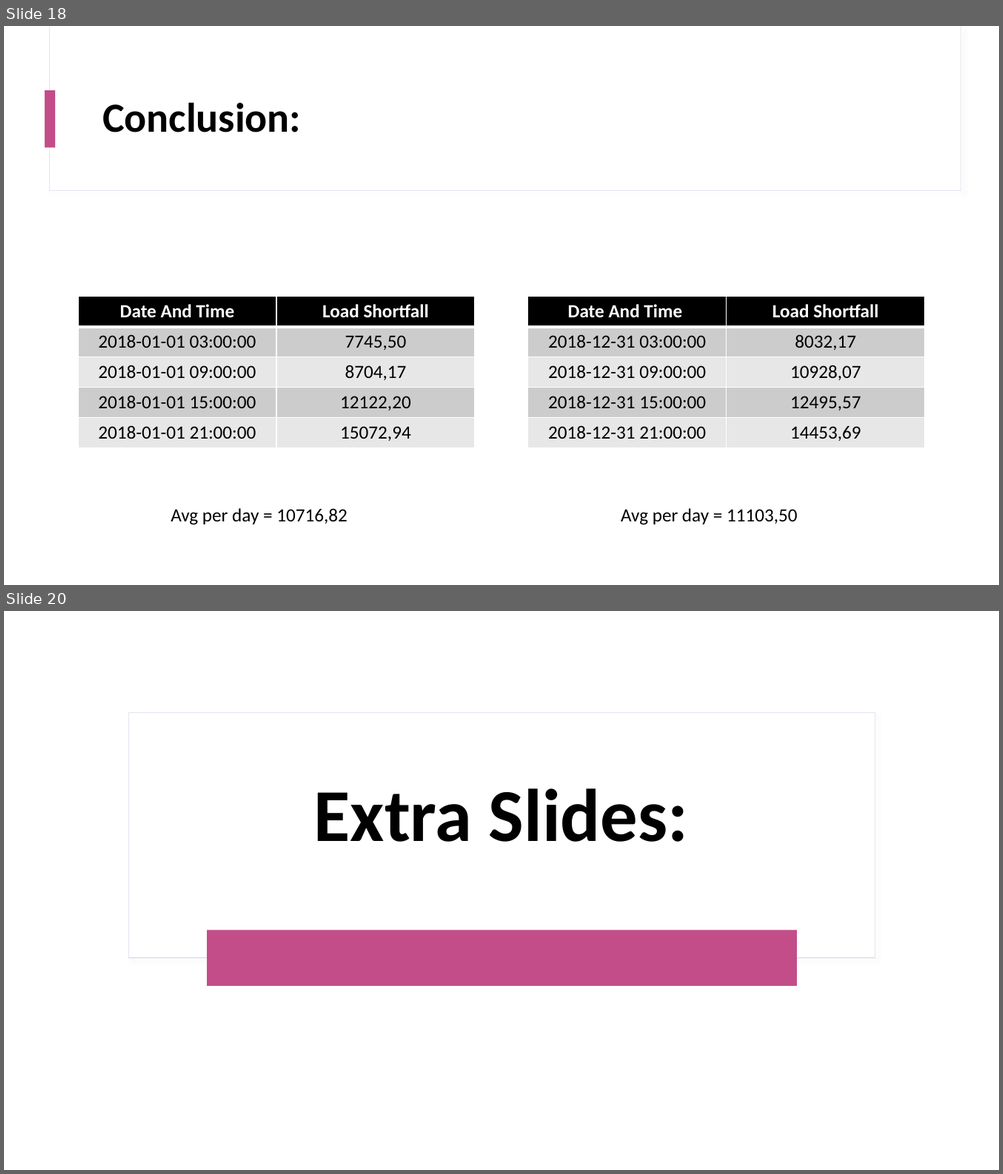
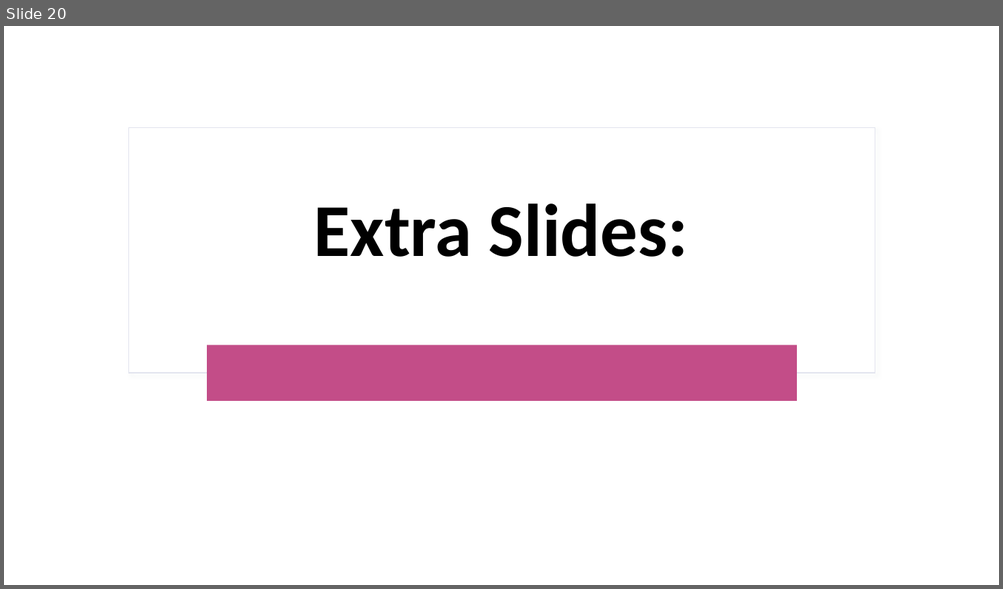
Before and after one commit to kmsekgothe/load-shortfall-regression-predict-api, a slide deck: Team 14 .pptx. Shown one above the other, each under a label of ours: slides 18 and 20 before the commit, slide 20 after it; the slides between them are not shown. The pictures are 1003x1174 and 1003x589 pixels, drawn with LibreOffice and Linux fonts; fonts in the diff are those of the drawing. Boxes give left, top, right and bottom in pixels: in the first picture for what was removed or moved away, otherwise in the second. Text is boxed around its words. In the diff, an @@ line names an element or a change of style, - is before the commit and + after.

```diff
--- a/Team 14 .pptx
+++ b/Team 14 .pptx
@@ slide 18 removed at [4,26,999,585], background #FFFFFF; not listed: 2 template elements that a slide beside it also shows @@
@@ rectangle removed at [45,90,56,147] @@
@@ title removed at [102,102,301,133] @@
-Conclusion:
@@ table removed at [78,297,475,448], 5 rows, 2 columns @@
-Date And Time | Load Shortfall
-2018-01-01 03:00:00 | 7745,50
-2018-01-01 09:00:00 | 8704,17
-2018-01-01 15:00:00 | 12122,20
-2018-01-01 21:00:00 | 15072,94
@@ table removed at [528,297,925,449], 5 rows, 2 columns @@
-Date And Time | Load Shortfall
-2018-12-31 03:00:00 | 8032,17
-2018-12-31 09:00:00 | 10928,07
-2018-12-31 15:00:00 | 12495,57
-2018-12-31 21:00:00 | 14453,69
@@ text removed at [170,508,347,526] @@
-Avg per day = 10716,82
@@ text removed at [620,508,797,526] @@
-Avg per day = 11103,50
```
Also in this commit, not shown: 18 slides changed, 2 slides added, 1 other slide removed.
